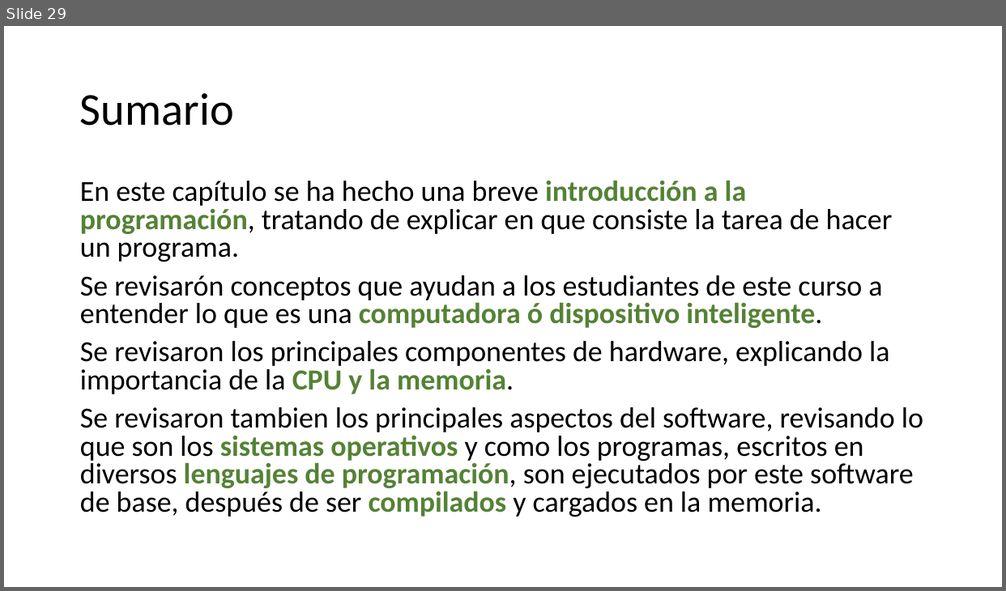
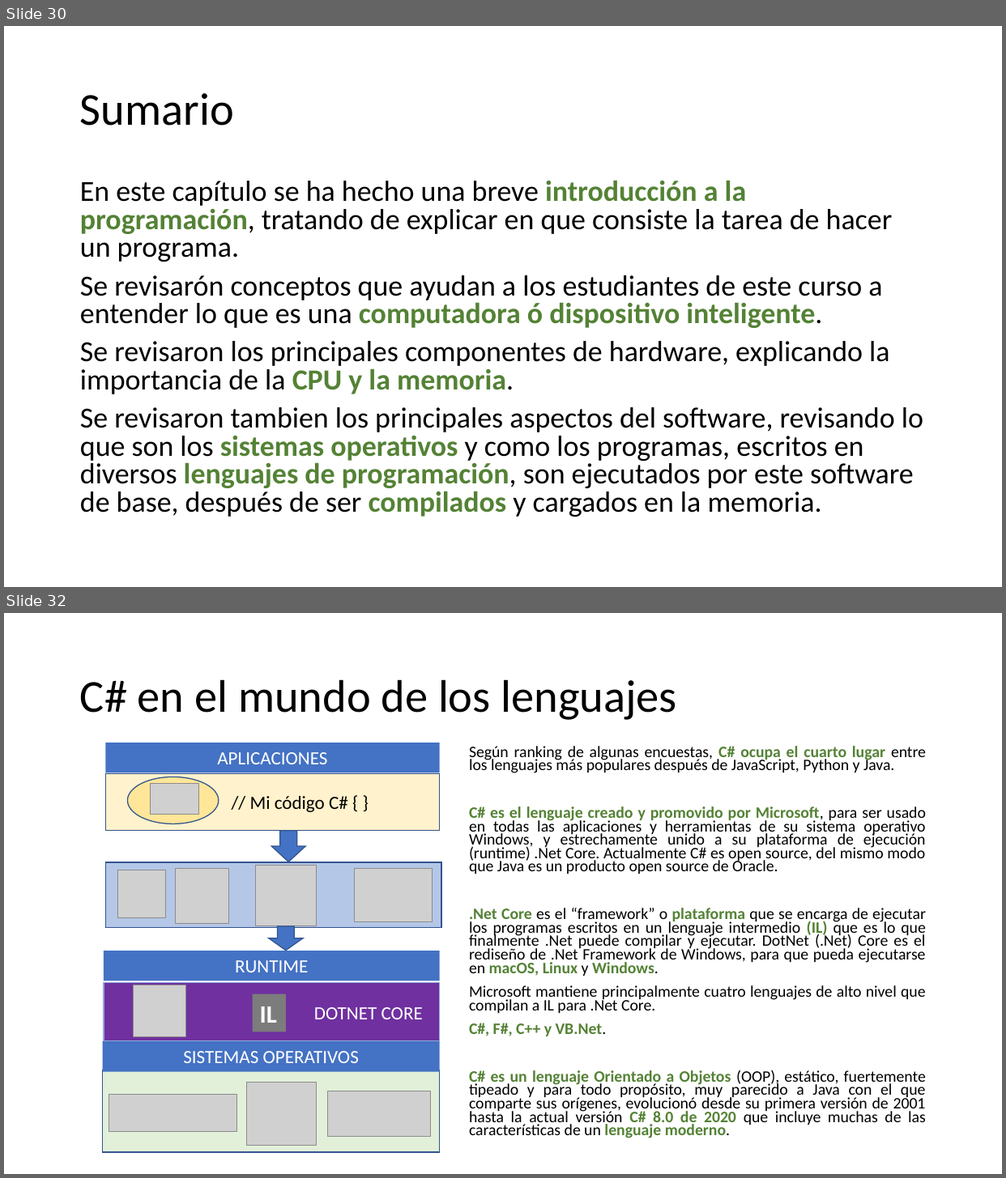
Before and after one commit to AlbertOsinaga/CursoCSharp__8, a slide deck: C# para principiantes.pptx. Shown one above the other, each under a label of ours: slide 29 before the commit, slides 30 and 32 after it; the slides between them are not shown. The pictures are 1006x591 and 1006x1178 pixels, drawn with LibreOffice and Linux fonts; fonts in the diff are those of the drawing; grey boxes stand for pictures. Boxes give left, top, right and bottom in pixels: in the first picture for what was removed or moved away, otherwise in the second. Text is boxed around its words. In the diff, an @@ line names an element or a change of style, - is before the commit and + after.

```diff
--- a/C# para principiantes.pptx
+++ b/C# para principiantes.pptx
@@ slide 32 added at [4, 613, 1002, 1174], background #FFFFFF @@
@@ title added at [80, 679, 677, 720], 44 pt, text #000000 @@
+C# en el mundo de los lenguajes
@@ rectangle added at [106, 743, 440, 773], fill #4472C4, 18 pt, text #FFFFFF @@
+APLICACIONES
@@ text added at [469, 746, 926, 1139], 15.4 pt, text #000000 @@
+Según ranking de algunas encuestas, C# ocupa el cuarto lugar entre los lenguajes más populares después de JavaScript, Python y Java.
+C# es el lenguaje creado y promovido por Microsoft, para ser usado en todas las aplicaciones y herramientas de su sistema operativo Windows, y estrechamente unido a su plataforma de ejecución (runtime) .Net Core. Actualmente C# es open source, del mismo modo que Java es un producto open source de Oracle.
+.Net Core es el “framework” o plataforma que se encarga de ejecutar los programas escritos en un lenguaje intermedio (IL) que es lo que finalmente .Net puede compilar y ejecutar. DotNet (.Net) Core es el rediseño de .Net Framework de Windows, para que pueda ejecutarse en macOS, Linux y Windows.
+Microsoft mantiene principalmente cuatro lenguajes de alto nivel que compilan a IL para .Net Core.
+C#, F#, C++ y VB.Net.
+C# es un lenguaje Orientado a Objetos (OOP), estático, fuertemente tipeado y para todo propósito, muy parecido a Java con el que comparte sus orígenes, evolucionó desde su primera versión de 2001 hasta la actual versión C# 8.0 de 2020 que incluye muchas de las características de un lenguaje moderno.
@@ rectangle added at [106, 774, 440, 831], fill #FFF2CC, outline #325491 1 pt, 18 pt, text #000000 @@
+// Mi código C# { }
@@ ellipse added at [127, 777, 219, 824], fill #FFE699, outline #325491 1 pt @@
@@ picture added at [150, 784, 198, 815] @@
@@ down arrow added at [271, 831, 305, 862], fill #4472C4, outline #325491 1 pt @@
@@ rectangle added at [106, 862, 442, 927], fill #B4C7E7, outline #325491 1 pt @@
@@ picture added at [118, 871, 167, 918] @@
@@ picture added at [175, 868, 228, 924] @@
@@ picture added at [256, 865, 316, 926] @@
@@ picture added at [355, 868, 433, 922] @@
@@ down arrow added at [269, 926, 303, 951], fill #4472C4, outline #325491 1 pt @@
@@ rectangle added at [104, 951, 440, 981], fill #4472C4, 18 pt, text #FFFFFF @@
+RUNTIME
@@ rectangle added at [104, 983, 440, 1042], fill #7030A0, outline #8FAADC 1 pt @@
@@ picture added at [134, 985, 186, 1037] @@
@@ rectangle added at [253, 994, 286, 1032], fill #7C7C7C, 24 pt, text #FFFFFF, bold @@
+IL
@@ text added at [314, 1007, 423, 1020], 18 pt, text #FFFFFF @@
+DOTNET CORE
@@ rectangle added at [103, 1042, 440, 1072], fill #4472C4, 18 pt, text #FFFFFF @@
+SISTEMAS OPERATIVOS
@@ rectangle added at [103, 1071, 440, 1152], fill #E2F0D9, outline #325491 1 pt @@
@@ picture added at [108, 1095, 236, 1132] @@
@@ picture added at [246, 1082, 316, 1145] @@
@@ picture added at [328, 1092, 431, 1137] @@
@@ what was slide 29 is now slide 30 @@
```
Also in this commit, not shown: 1 slide changed, 17 other slides added, 11 other files.
